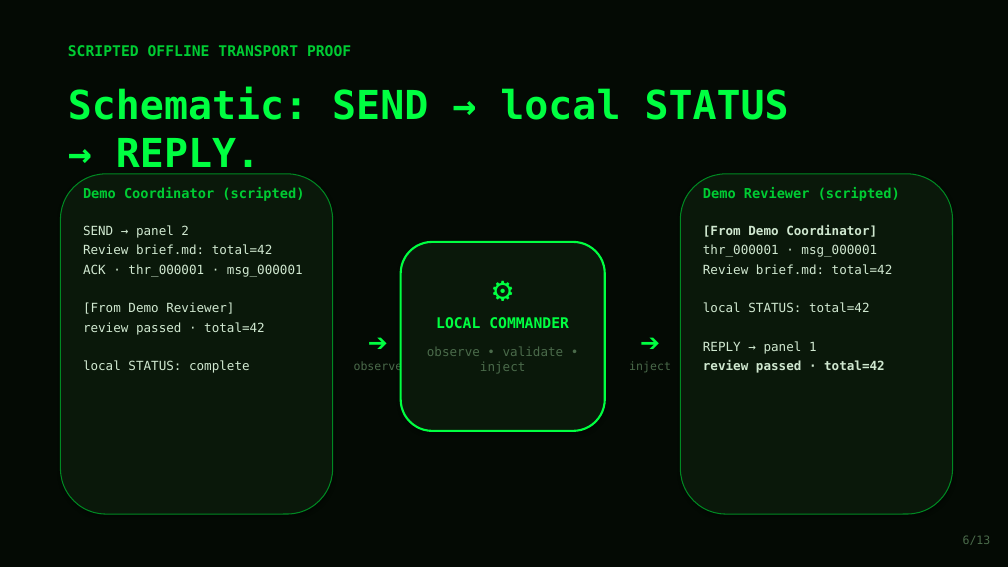
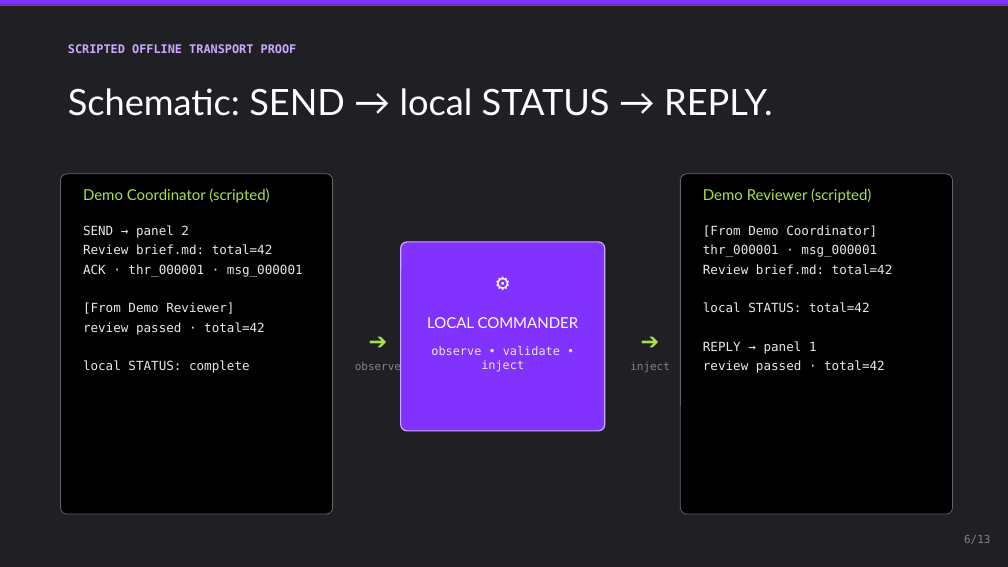
Before and after one commit to lech-kalinowski/agents-commander, a slide deck: slide 6 of presentation/Agents_Commander_Protocol.pptx. Drawn at 1008x567 pixels with LibreOffice and Linux fonts; fonts in the diff are those of the drawing. Boxes give left, top, right and bottom in pixels: in the first picture for what was removed or moved away, otherwise in the second. Text is boxed around its words. In the diff, an @@ line names an element or a change of style, - is before the commit and + after.

```diff
--- a/presentation/Agents_Commander_Protocol.pptx
+++ b/presentation/Agents_Commander_Protocol.pptx
@@ background #040A04 to #201F24 @@
@@ rectangle added at (x1=0, y1=0, x2=1008, y2=5), fill #8232FF, outline #8232FF 0.19 pt @@
@@ text "SCRIPTED OFFLINE TRANSPORT PROOF" at (x1=68, y1=44, x2=297, y2=53): size 14 to 11.2 pt, text colour #00CC33 to #CBAAFF @@
@@ text "Schematic: SEND → local STATUS ..." at (x1=68, y1=88, x2=773, y2=116): size 38 to 34.5 pt, font DejaVu Sans Mono to Lato, text colour #00FF41 to #FFFFFF, bold off @@
@@ rounded rectangle at (x1=60, y1=174, x2=333, y2=514): fill #0A180A to #000000; outline #008822 1 pt to #646369 0.75 pt; shadow off; proportions changed @@
@@ rounded rectangle at (x1=681, y1=174, x2=953, y2=514): fill #0A180A to #000000; outline #008822 1 pt to #646369 0.75 pt; shadow off; proportions changed @@
@@ text "Demo Coordinator (scripted)" at (x1=83, y1=188, x2=269, y2=203): size 13 to 14.2 pt, font DejaVu Sans Mono to Lato, text colour #00CC33 to #A6E34A, bold off @@
@@ text "Demo Reviewer (scripted)" at (x1=703, y1=188, x2=871, y2=203): size 13 to 14.2 pt, font DejaVu Sans Mono to Lato, text colour #00CC33 to #A6E34A, bold off @@
@@ text "SEND → panel 2" at (x1=83, y1=225, x2=303, y2=373): text colour #D0E8D0 to #E9E7EE @@
@@ text "[From Demo Coordinator]" at (x1=703, y1=225, x2=893, y2=373): text colour #D0E8D0 to #E9E7EE; bold off in "[From Demo Coordinator]", "review passed · total=42" @@
@@ text "⚙" at (x1=401, y1=265, x2=605, y2=302): size 32 to 21 pt, text colour #00FF41 to #FFFFFF @@
@@ rounded rectangle at (x1=401, y1=242, x2=605, y2=431): fill #0A180A to #8232FF; outline #00FF41 2 pt to #CBAAFF 1.13 pt; shadow off; proportions changed @@
@@ text "➔" at (x1=340, y1=318, x2=416, y2=363): size 32 to 30 pt, text colour #00FF41 to #A6E34A, bold on @@
@@ text "LOCAL COMMANDER" at (x1=427, y1=317, x2=579, y2=328): size 14 to 14.2 pt, font DejaVu Sans Mono to Lato, text colour #00FF41 to #FFFFFF, bold off @@
@@ text "➔" at (x1=613, y1=318, x2=688, y2=363): size 32 to 30 pt, text colour #00FF41 to #A6E34A, bold on @@
@@ text "observe • validate • inject" at (x1=431, y1=346, x2=560, y2=372): size 12 to 11.2 pt, text colour #4A6A4A to #E9E7EE @@
@@ size 11 to 10.5 pt, text colour #4A6A4A to #838289 in 3 elements at (x1=355, y1=361, x2=401, y2=373), (x1=630, y1=362, x2=670, y2=372), (x1=964, y1=535, x2=990, y2=544) @@
```
Also in this commit, not shown: 12 other slides changed.
